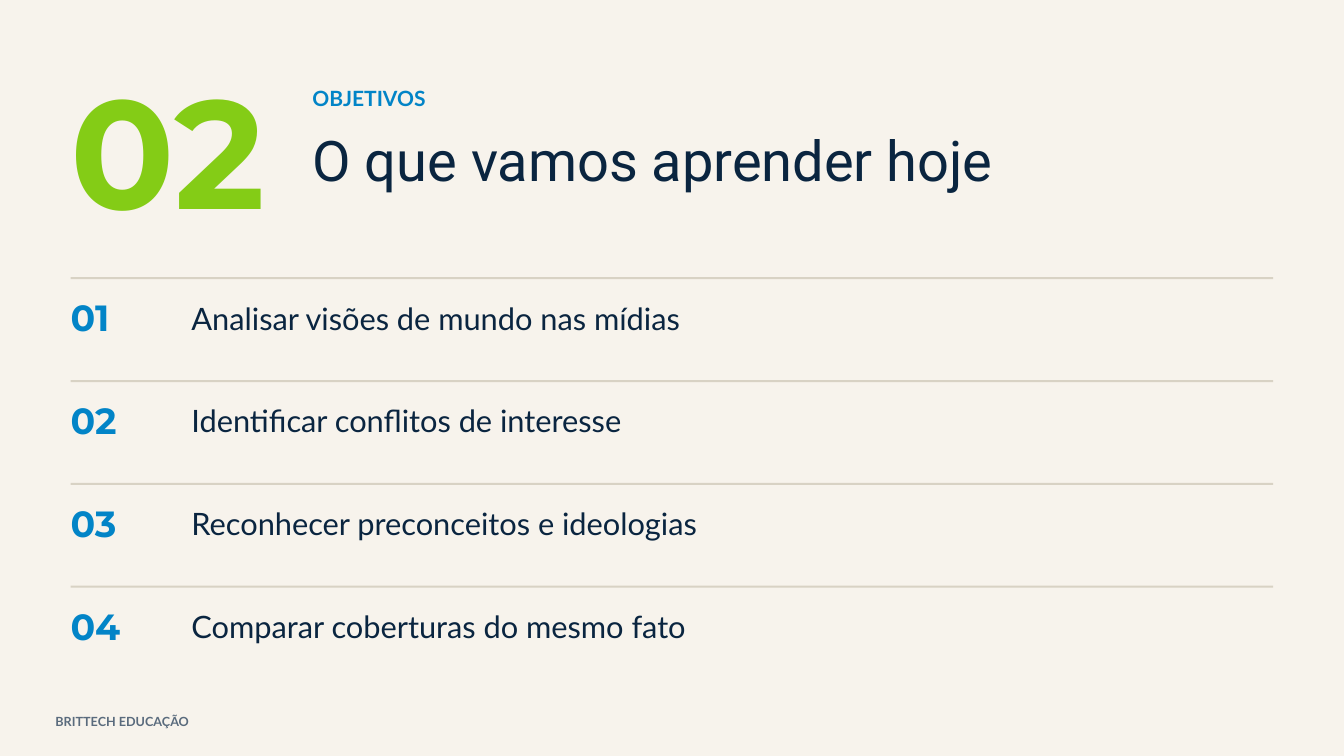
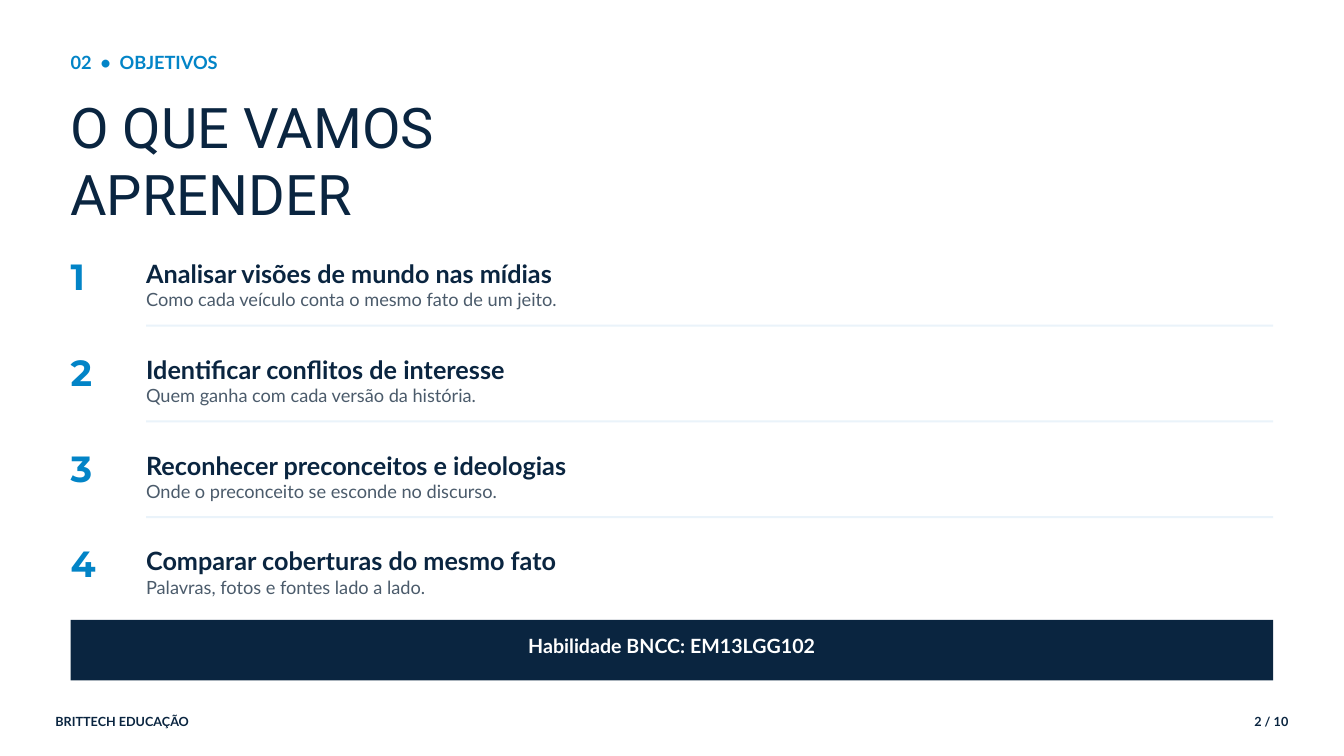
Before and after one commit to thiagollipe-web/brittech-educacao-aulas, a slide deck: slide 2 of ensino-medio/lingua-portuguesa-1serie-midias-discursos.pptx. Drawn at 1344x756 pixels with LibreOffice and Linux fonts; fonts in the diff are those of the drawing. Boxes give left, top, right and bottom in pixels: in the first picture for what was removed or moved away, otherwise in the second. Text is boxed around its words. In the diff, an @@ line names an element or a change of style, - is before the commit and + after.

```diff
--- a/ensino-medio/lingua-portuguesa-1serie-midias-discursos.pptx
+++ b/ensino-medio/lingua-portuguesa-1serie-midias-discursos.pptx
@@ rectangle removed at bbox=[0, 0, 1344, 756] @@
@@ text at bbox=[71, 55, 218, 69]: text changed; size 110 to 13 pt; font Montserrat to Lato; text colour #84CC16 to #0284C7 @@
-02
+02 • OBJETIVOS
@@ text at bbox=[71, 107, 434, 215]: text changed @@
-O que vamos aprender hoje
+O QUE VAMOS
+APRENDER
@@ text removed at bbox=[312, 90, 425, 106] @@
-OBJETIVOS
@@ text at bbox=[71, 264, 85, 290]: text changed @@
-01
+1
@@ text at bbox=[146, 264, 552, 284]: size 22 to 18 pt, bold on in "Analisar visões de mundo nas mídias"; line spacing 1 to 1.05; less space between paragraphs @@
@@ text "Analisar visões de mundo nas ...": place and size @@
-text "Analisar visões de mundo nas ..." at bbox=[191, 307, 680, 331]
+text "Analisar visões de mundo nas ..." at bbox=[146, 264, 556, 310]
@@ rectangle removed at bbox=[71, 277, 1273, 279] @@
@@ text at bbox=[146, 292, 556, 310]: paragraph added @@
+Como cada veículo conta o mesmo fato de um jeito.
@@ rectangle: place and size @@
-rectangle at bbox=[71, 380, 1273, 382]
+rectangle at bbox=[146, 325, 1273, 327]
@@ text "Identificar conflitos de interesse": place and size @@
-text "Identificar conflitos de interesse" at bbox=[191, 409, 621, 433]
+text "Identificar conflitos de interesse" at bbox=[146, 360, 504, 406]
@@ text at bbox=[71, 360, 92, 386]: text changed @@
-02
+2
@@ text at bbox=[146, 388, 476, 406]: paragraph added @@
+Quem ganha com cada versão da história.
@@ text at bbox=[146, 360, 504, 380]: size 22 to 18 pt, bold on in "Identificar conflitos de interesse"; line spacing 1 to 1.05; less space between paragraphs @@
@@ text "Reconhecer preconceitos e ideologias": place and size @@
-text "Reconhecer preconceitos e ideologias" at bbox=[191, 512, 697, 541]
+text "Reconhecer preconceitos e ideologias" at bbox=[146, 456, 566, 501]
@@ rectangle: place and size @@
-rectangle at bbox=[71, 483, 1273, 485]
+rectangle at bbox=[146, 420, 1273, 422]
@@ text at bbox=[71, 456, 93, 483]: text changed @@
-03
+3
@@ text at bbox=[146, 456, 566, 479]: size 22 to 18 pt, bold on in "Reconhecer preconceitos e ideologias"; line spacing 1 to 1.05; less space between paragraphs @@
@@ text at bbox=[146, 484, 497, 501]: paragraph added @@
+Onde o preconceito se esconde no discurso.
@@ fill #D8D2C4 to #EAF3FA in 3 elements at bbox=[146, 325, 1273, 327], bbox=[146, 420, 1273, 422], bbox=[146, 516, 1273, 518] @@
@@ rectangle: place and size @@
-rectangle at bbox=[71, 586, 1273, 588]
+rectangle at bbox=[146, 516, 1273, 518]
@@ text at bbox=[71, 551, 96, 577]: text changed @@
-04
+4
@@ text at bbox=[146, 551, 556, 575]: size 22 to 18 pt, bold on in "Comparar coberturas do mesmo fato"; line spacing 1 to 1.05; less space between paragraphs @@
@@ text "Comparar coberturas do mesmo fato": place and size @@
-text "Comparar coberturas do mesmo fato" at bbox=[191, 615, 686, 644]
+text "Comparar coberturas do mesmo fato" at bbox=[146, 551, 556, 596]
@@ text at bbox=[146, 580, 425, 596]: paragraph added @@
+Palavras, fotos e fontes lado a lado.
@@ rectangle added at bbox=[71, 620, 1273, 681], fill #0A2540 @@
@@ text added at bbox=[528, 638, 815, 653], 14 pt, text #FFFFFF, bold @@
+Habilidade BNCC: EM13LGG102
@@ text "BRITTECH EDUCAÇÃO" at bbox=[55, 716, 189, 729]: text colour #5A6B7D to #0A2540; line spacing 1 to 1.05; less space between paragraphs @@
@@ text added at bbox=[1254, 716, 1289, 726], 9 pt, text #0A2540, bold @@
+2 / 10
```
Also in this commit, not shown: 2 other slides changed, 7 slides added, 5 slides removed, 4 other files.
